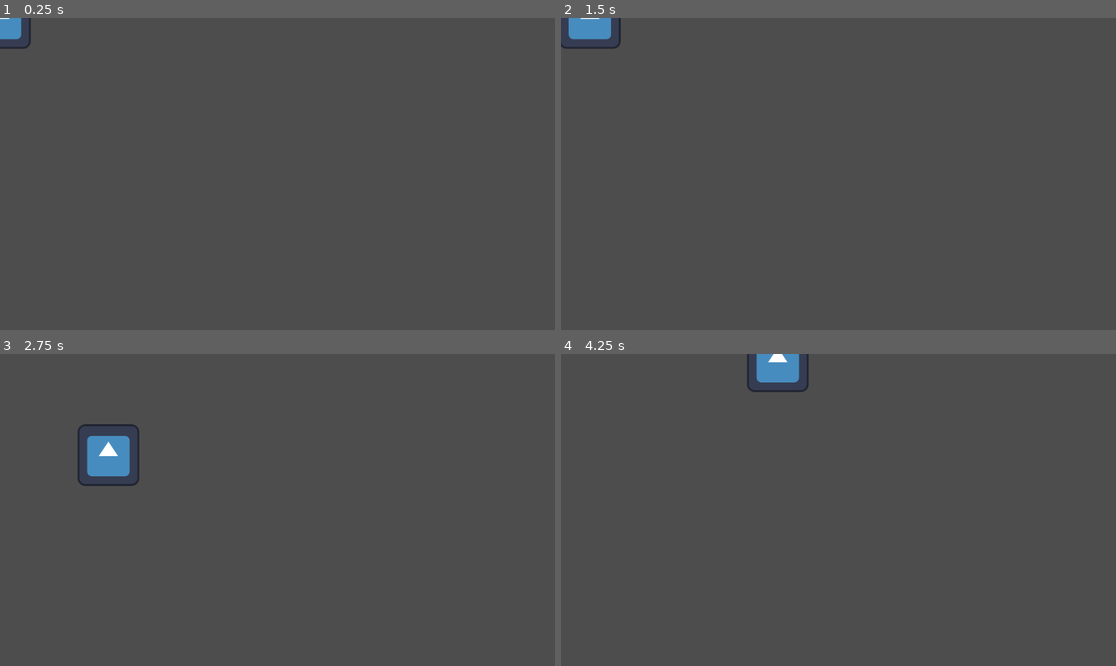
Above: before the commit, frames 1-4 (two rows, left to right).
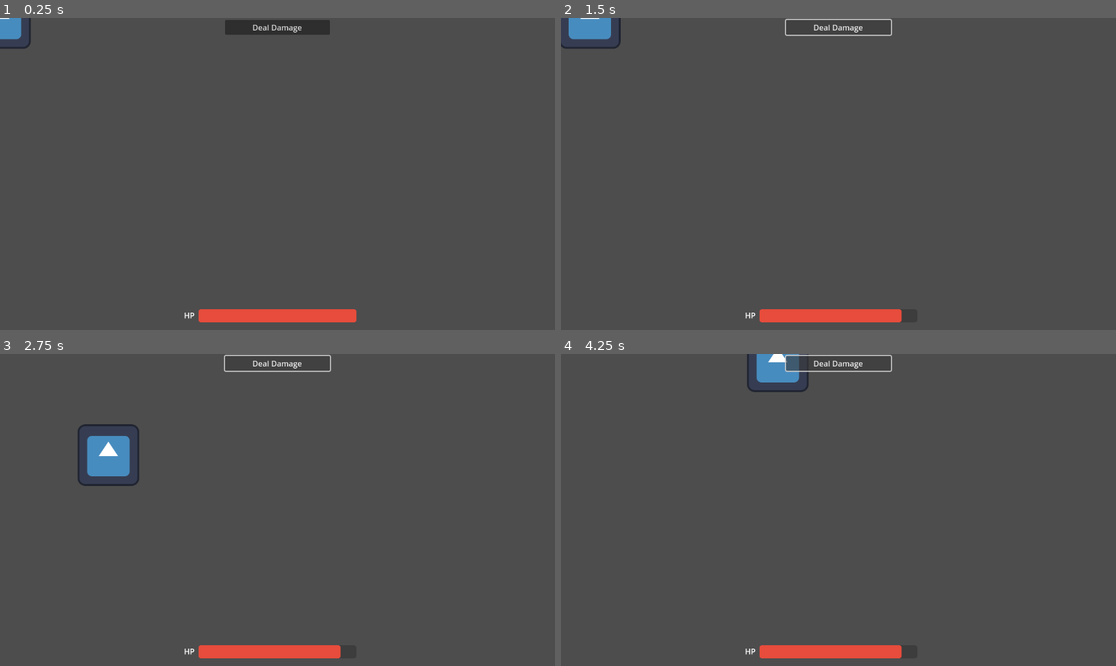
Above: after the commit, the same moments.

Repository: david8zhang/magical-researcher
Game: Godot game, scene res://scenes/Main.tscn
The game is run twice, just before and just after one commit, with the same random seed, the same clock (stepped at 60 frames per second) and the same inputs. The engine's default icon, where the game draws it, is replaced by a stand-in: a white triangle on a blue panel in a dark square.
Inputs (mouse positions are in pixels of both pictures, inside the frame that each line leads up to):
- Up to frame 1 (0.25 s): no input
- Up to frame 2 (1.5 s): click (838, 27) at 0.5 s, where only the run after the commit has a clickable "Deal Damage"; tap Enter at 1.25 s; hold Right (move_right) from 1.28 s (still down)
- Up to frame 3 (2.75 s): release Right (move_right) at 2.03 s; hold Down (move_down) from 2.03 s (still down)
- Up to frame 4 (4.25 s): release Down (move_down) at 2.78 s; hold Right (move_right) 2.78-3.53 s; hold Up (move_up) from 3.53 s (still down)

The runs differ from the first frame. In frame 1, 2.1% of the frame differs, in the area x 33-65%, y 0-98%; in frame 2, 1.4%; in frame 3, 1.4%; in frame 4, 1.5%.

Commit message:
added basic debug menu, basic player movement, basic player health/damage

Diff:
--- /dev/null
+++ b/prefabs/DebugMenu.tscn
@@ -0,0 +1,23 @@
+[gd_scene load_steps=2 format=3 uid="uid://wsaic2bsqmqj"]
+
+[ext_resource type="Script" path="res://scripts/DebugMenu.gd" id="1_3wpyb"]
+
+[node name="DebugMenu" type="Control"]
+layout_mode = 3
+anchors_preset = 0
+script = ExtResource("1_3wpyb")
+
+[node name="VBoxContainer" type="VBoxContainer" parent="."]
+layout_mode = 1
+anchors_preset = 5
+anchor_left = 0.5
+anchor_right = 0.5
+offset_left = -109.0
+offset_right = 109.0
+offset_bottom = 40.0
+grow_horizontal = 2
+alignment = 1
+
+[node name="DamageButton" type="Button" parent="VBoxContainer"]
+layout_mode = 2
+text = "Deal Damage"
--- a/prefabs/Player.tscn
+++ b/prefabs/Player.tscn
@@ -1,10 +1,17 @@
-[gd_scene load_steps=4 format=3 uid="uid://ca6iv0stxicwi"]
+[gd_scene load_steps=5 format=3 uid="uid://ca6iv0stxicwi"]
 
 [ext_resource type="Texture2D" uid="uid://tuu7vfk3ir56" path="res://icon.svg" id="1_lsuk0"]
 [ext_resource type="Script" path="res://scripts/Player.gd" id="1_oyscp"]
 
 [sub_resource type="RectangleShape2D" id="RectangleShape2D_ctlwm"]
 size = Vector2(127, 127)
+
+[sub_resource type="StyleBoxFlat" id="StyleBoxFlat_cpirc"]
+bg_color = Color(0.905882, 0.298039, 0.235294, 1)
+corner_radius_top_left = 5
+corner_radius_top_right = 5
+corner_radius_bottom_right = 5
+corner_radius_bottom_left = 5
 
 [node name="Player" type="CharacterBody2D"]
 script = ExtResource("1_oyscp")
@@ -15,3 +22,39 @@
 [node name="CollisionShape2D" type="CollisionShape2D" parent="."]
 position = Vector2(-0.5, -0.5)
 shape = SubResource("RectangleShape2D_ctlwm")
+
+[node name="CanvasLayer" type="CanvasLayer" parent="."]
+
+[node name="HPLabel" type="Label" parent="CanvasLayer"]
+anchors_preset = 7
+anchor_left = 0.5
+anchor_top = 1.0
+anchor_right = 0.5
+anchor_bottom = 1.0
+offset_left = -212.0
+offset_top = -43.0
+offset_right = -172.0
+offset_bottom = -17.0
+grow_horizontal = 2
+grow_vertical = 0
+text = "HP"
+horizontal_alignment = 2
+vertical_alignment = 1
+
+[node name="HPBar" type="ProgressBar" parent="CanvasLayer"]
+anchors_preset = 7
+anchor_left = 0.5
+anchor_top = 1.0
+anchor_right = 0.5
+anchor_bottom = 1.0
+offset_left = -164.0
+offset_top = -43.0
+offset_right = 164.0
+offset_bottom = -16.0
+grow_horizontal = 2
+grow_vertical = 0
+theme_override_styles/fill = SubResource("StyleBoxFlat_cpirc")
+step = 1.0
+value = 100.0
+rounded = true
+show_percentage = false
--- a/scenes/Main.tscn
+++ b/scenes/Main.tscn
@@ -1,10 +1,19 @@
-[gd_scene load_steps=3 format=3 uid="uid://c7lngg8cjax0u"]
+[gd_scene load_steps=4 format=3 uid="uid://c7lngg8cjax0u"]
 
 [ext_resource type="Script" path="res://scripts/Game.gd" id="1_56j8m"]
 [ext_resource type="PackedScene" uid="uid://ca6iv0stxicwi" path="res://prefabs/Player.tscn" id="2_nutke"]
+[ext_resource type="PackedScene" uid="uid://wsaic2bsqmqj" path="res://prefabs/DebugMenu.tscn" id="3_v02s0"]
 
 [node name="Main" type="Node2D"]
 script = ExtResource("1_56j8m")
 
 [node name="Player" parent="." instance=ExtResource("2_nutke")]
 slide_on_ceiling = false
+
+[node name="CanvasLayer" type="CanvasLayer" parent="."]
+
+[node name="DebugMenu" parent="CanvasLayer" instance=ExtResource("3_v02s0")]
+anchors_preset = 5
+anchor_left = 0.5
+anchor_right = 0.5
+grow_horizontal = 2
--- /dev/null
+++ b/scripts/DebugMenu.gd
@@ -0,0 +1,11 @@
+class_name DebugMenu
+extends Control
+
+@onready var game = get_node("/root/Main") as Game
+@onready var damage_button = $VBoxContainer/DamageButton as Button
+
+func _ready():
+	damage_button.pressed.connect(deal_damage_to_player)
+
+func deal_damage_to_player():
+	game.player.take_damage(5)
--- a/scripts/Game.gd
+++ b/scripts/Game.gd
@@ -1,5 +1,7 @@
 class_name Game
 extends Node2D
 
+@onready var player = $Player
+
 func _ready():
 	pass
--- a/scripts/Player.gd
+++ b/scripts/Player.gd
@@ -2,6 +2,8 @@
 extends CharacterBody2D
 
 const SPEED = 300.0
+
+@onready var healthbar = $CanvasLayer/HPBar as ProgressBar
 
 func _physics_process(_delta):
 	var new_velocity = Vector2.ZERO
@@ -15,3 +17,6 @@
 		new_velocity.y -= 1
 	velocity = new_velocity.normalized() * SPEED
 	move_and_slide()
+
+func take_damage(damage: int) -> void:
+	healthbar.value -= damage
